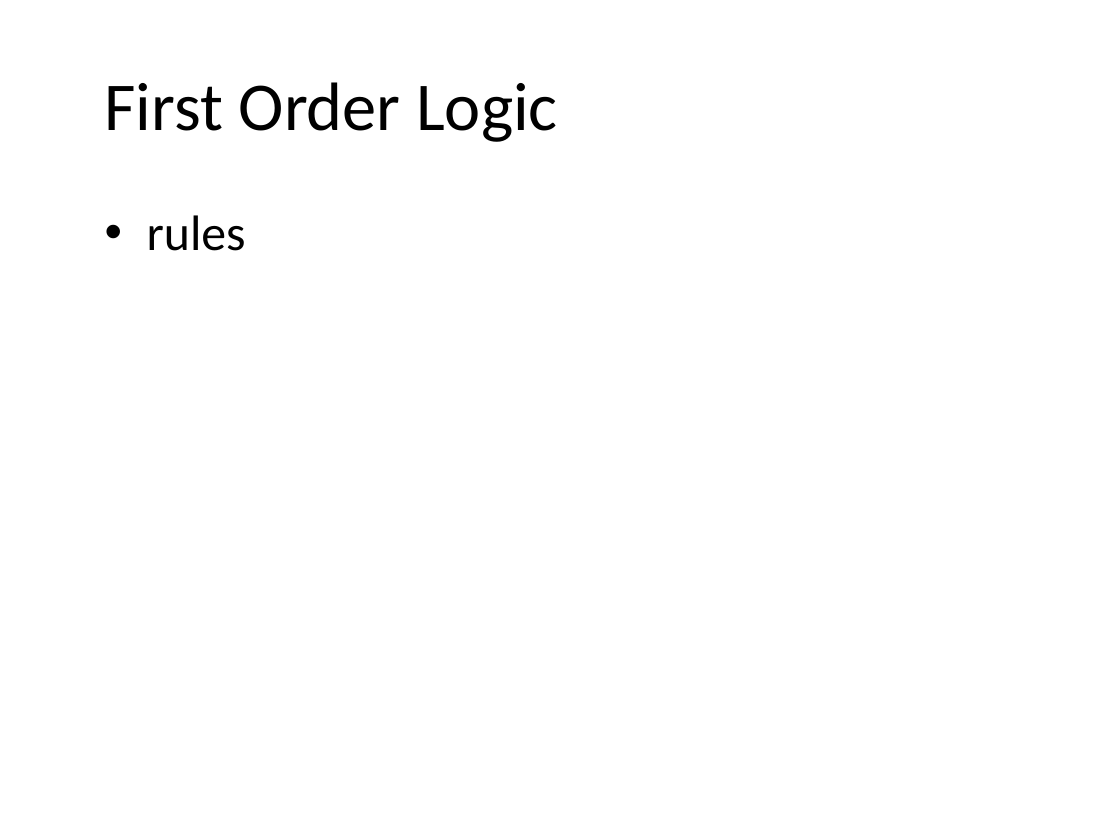
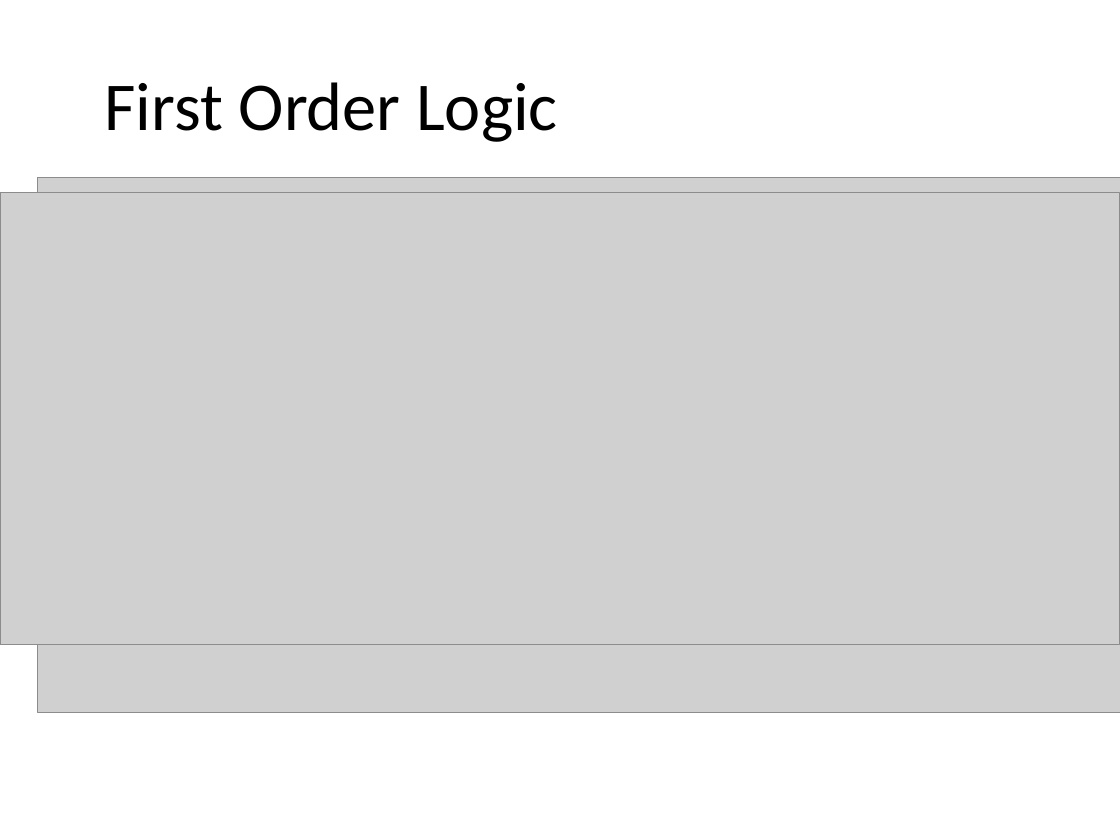
Before and after one commit to JeffRisberg/PythonNotebooksForAI, a slide deck: slide 1 of Documents/30-FirstOrderLogic.pptx. Drawn at 1120x840 pixels with LibreOffice and Linux fonts; fonts in the diff are those of the drawing; grey boxes stand for pictures; background and template pictures are left out. Boxes give left, top, right and bottom in pixels: in the first picture for what was removed or moved away, otherwise in the second. Text is boxed around its words. In the diff, an @@ line names an element or a change of style, - is before the commit and + after.

Commit message:
updated presentations

```diff
--- a/Documents/30-FirstOrderLogic.pptx
+++ b/Documents/30-FirstOrderLogic.pptx
@@ picture added at <box>37,177,1120,712</box> @@
@@ picture added at <box>0,193,1120,644</box> @@
@@ text removed at <box>147,215,246,251</box> @@
-• rules
```
Also in this commit, not shown: 3 slides added, 2 other files.
